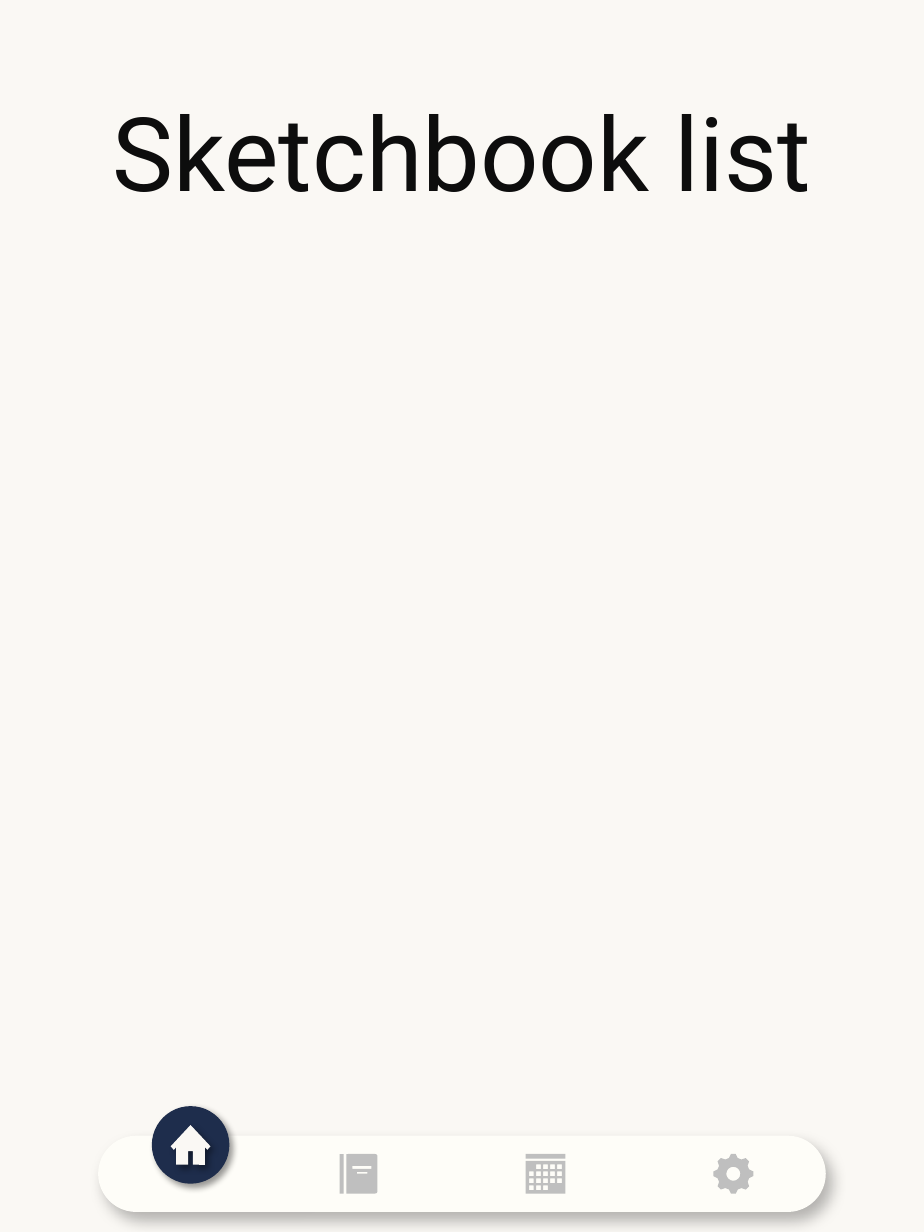
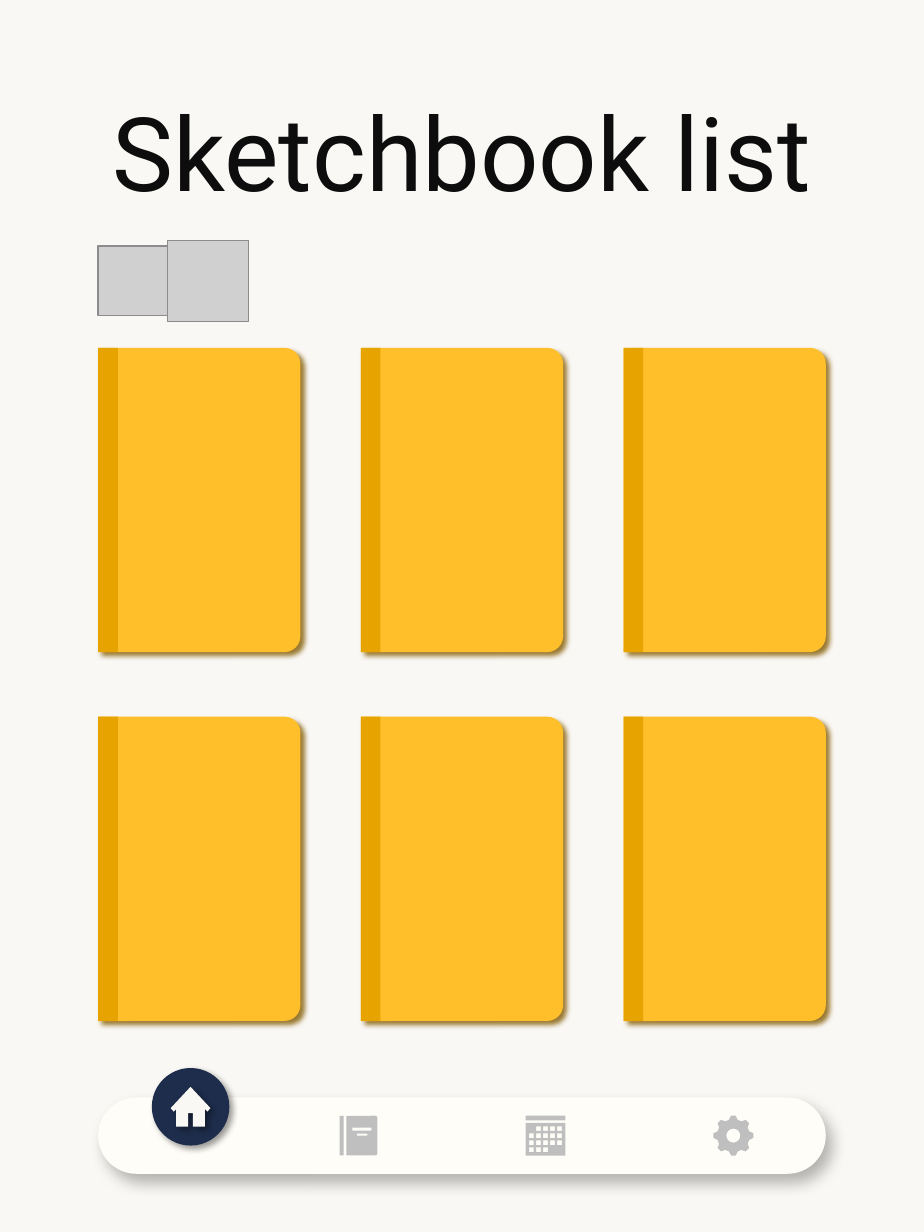
Before and after one commit to newdlakstod/G1_Sketchbook, a slide deck: slide 3 of image/UI design/세로모드.pptx. Drawn at 924x1232 pixels with LibreOffice and Linux fonts; fonts in the diff are those of the drawing; grey boxes stand for pictures; background and template pictures are left out. Boxes give left, top, right and bottom in pixels: in the first picture for what was removed or moved away, otherwise in the second. Text is boxed around its words. In the diff, an @@ line names an element or a change of style, - is before the commit and + after.

```diff
--- a/image/UI design/세로모드.pptx
+++ b/image/UI design/세로모드.pptx
@@ picture added at (99,246,168,315) @@
@@ picture added at (168,240,249,322) @@
@@ round same rect added at (98,348,300,652), fill #FFBF2A @@
@@ rectangle added at (99,347,118,652), fill #E7A400 @@
@@ round same rect added at (360,348,562,652), fill #FFBF2A @@
@@ rectangle added at (361,347,381,652), fill #E7A400 @@
@@ rectangle added at (623,347,643,652), fill #E7A400 @@
@@ round same rect added at (624,348,826,652), fill #FFBF2A @@
@@ round same rect added at (98,716,300,1021), fill #FFBF2A @@
@@ rectangle added at (99,717,118,1021), fill #E7A400 @@
@@ round same rect added at (360,716,562,1021), fill #FFBF2A @@
@@ rectangle added at (361,717,381,1021), fill #E7A400 @@
@@ rectangle added at (623,717,643,1021), fill #E7A400 @@
@@ round same rect added at (624,716,826,1021), fill #FFBF2A @@
@@ 4 freeform shapes, 2 rectangles, 1 rounded rectangle, 1 ellipse: place and size @@
-4 freeform shapes, 2 rectangles, 1 rounded rectangle, 1 ellipse at (99,1106,827,1212)
+4 freeform shapes, 2 rectangles, 1 rounded rectangle, 1 ellipse at (99,1068,827,1174)
```
Also in this commit, not shown: 4 other slides changed, 2 slides added, 1 slide removed, 3 other files.
